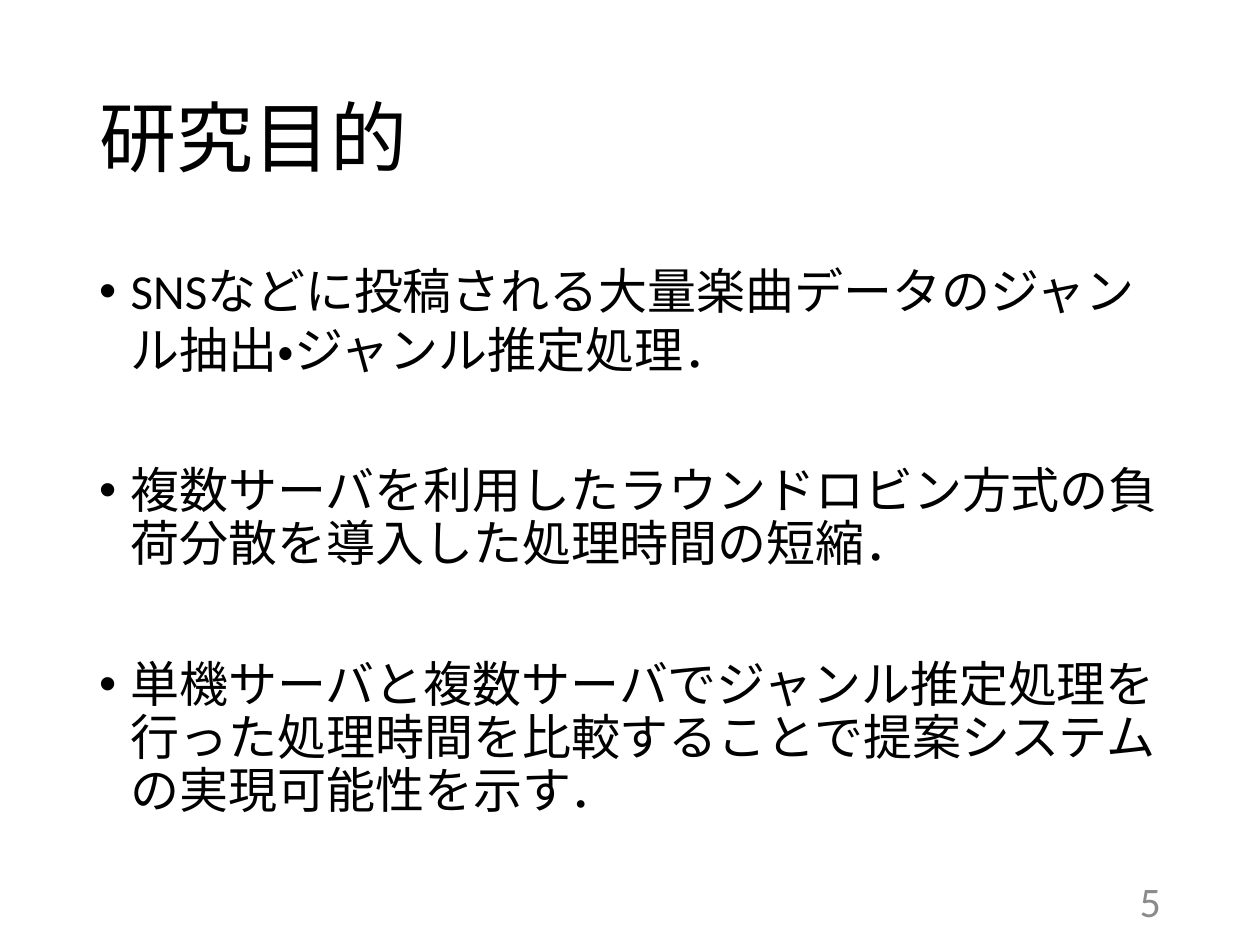
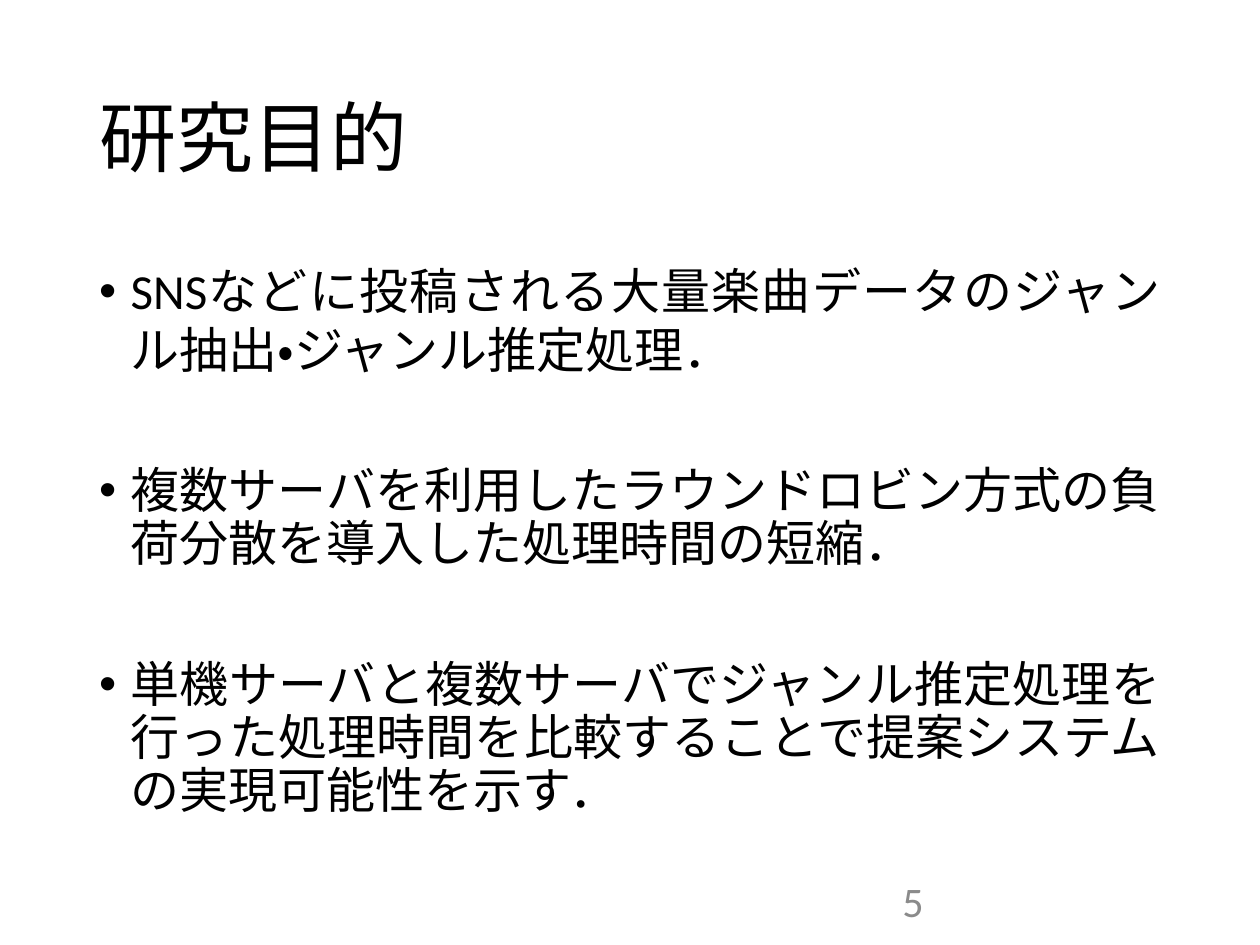
Before and after one commit to kait-takanolab/1821144-yoshii-thesis, a slide deck: slide 5 of 発表用スライド/1821144_卒研発表.pptx. Drawn at 1260x945 pixels with LibreOffice and Linux fonts; fonts in the diff are those of the drawing. Boxes give left, top, right and bottom in pixels: in the first picture for what was removed or moved away, otherwise in the second. Text is boxed around its words. In the diff, an @@ line names an element or a change of style, - is before the commit and + after.

```diff
--- a/発表用スライド/1821144_卒研発表.pptx
+++ b/発表用スライド/1821144_卒研発表.pptx
@@ text "SNSなどに投稿される大量楽曲データのジャンル抽出・ジャンル推定処理．" at bbox=[131, 326, 1160, 812]: alignment left to justified @@
@@ page number at bbox=[902, 890, 923, 917]: alignment right to justified @@
```
Also in this commit, not shown: 11 other slides changed.
